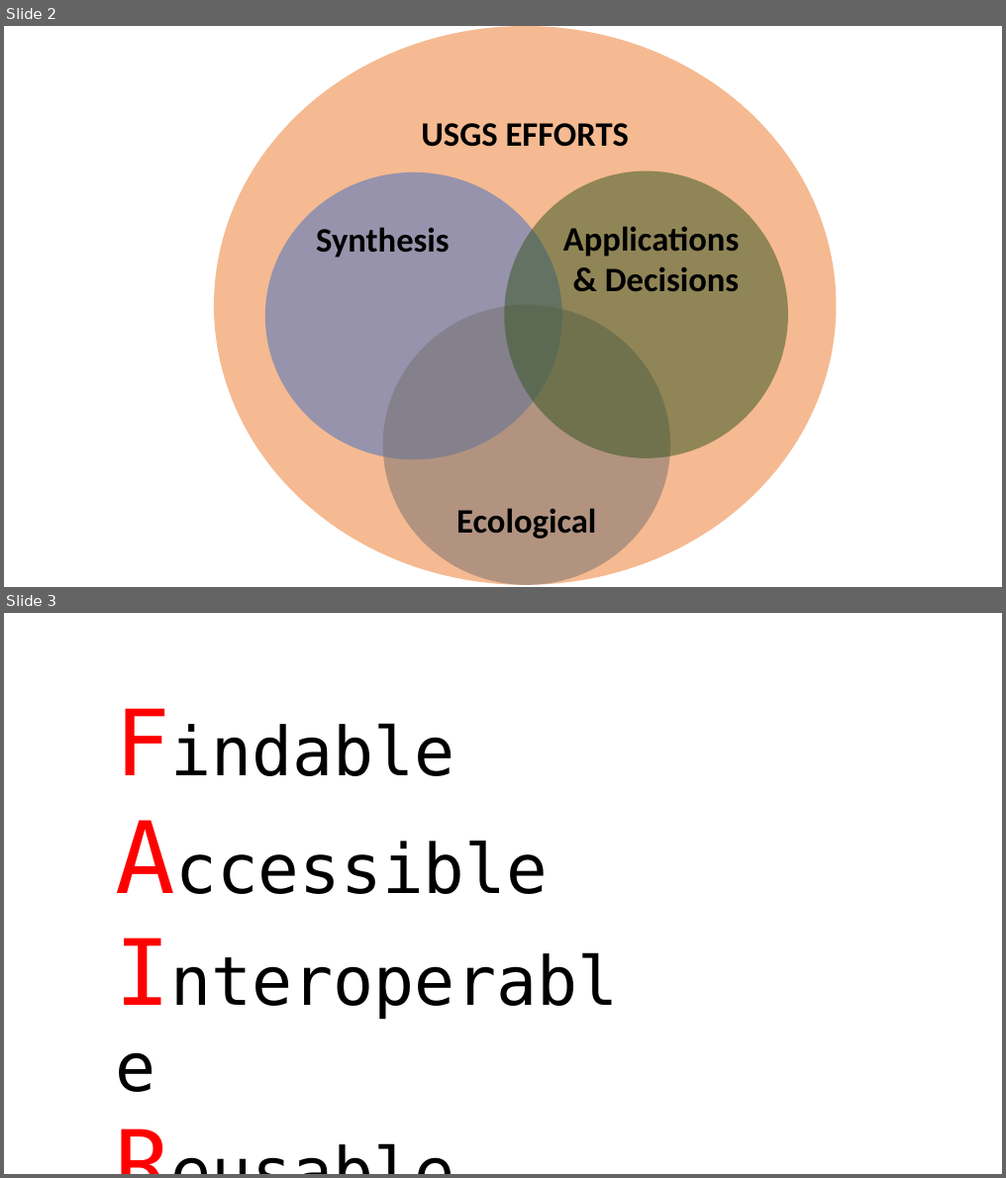
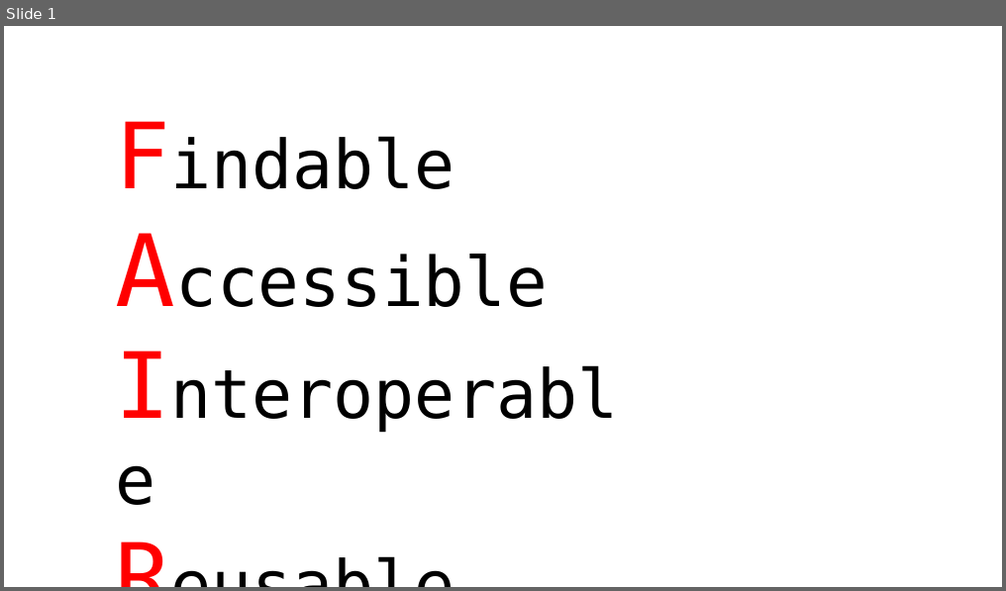
Before and after one commit to trashbirdecology/presentations, a slide deck: uflorida2019/images/efforts.pptx. Shown one above the other, each under a label of ours: slides 2 and 3 before the commit, slide 1 after it. The pictures are 1006x1178 and 1006x591 pixels, drawn with LibreOffice and Linux fonts; fonts in the diff are those of the drawing. Boxes give left, top, right and bottom in pixels: in the first picture for what was removed or moved away, otherwise in the second. Text is boxed around its words. In the diff, an @@ line names an element or a change of style, - is before the commit and + after.

```diff
--- a/uflorida2019/images/efforts.pptx
+++ b/uflorida2019/images/efforts.pptx
@@ slide 2 removed at <box>4,26,1002,587</box>, background #FFFFFF @@
@@ ellipse removed at <box>214,26,836,585</box> @@
-USGS EFFORTS
@@ ellipse removed at <box>265,173,562,461</box> @@
-Synthesis
@@ ellipse removed at <box>504,172,788,459</box> @@
-Applications & Decisions
@@ ellipse removed at <box>383,305,670,586</box> @@
-Ecological
@@ what was slide 3 is now slide 1 @@
```
Also in this commit, not shown: 13 slides added, 1 other slide removed, 30 other files.
